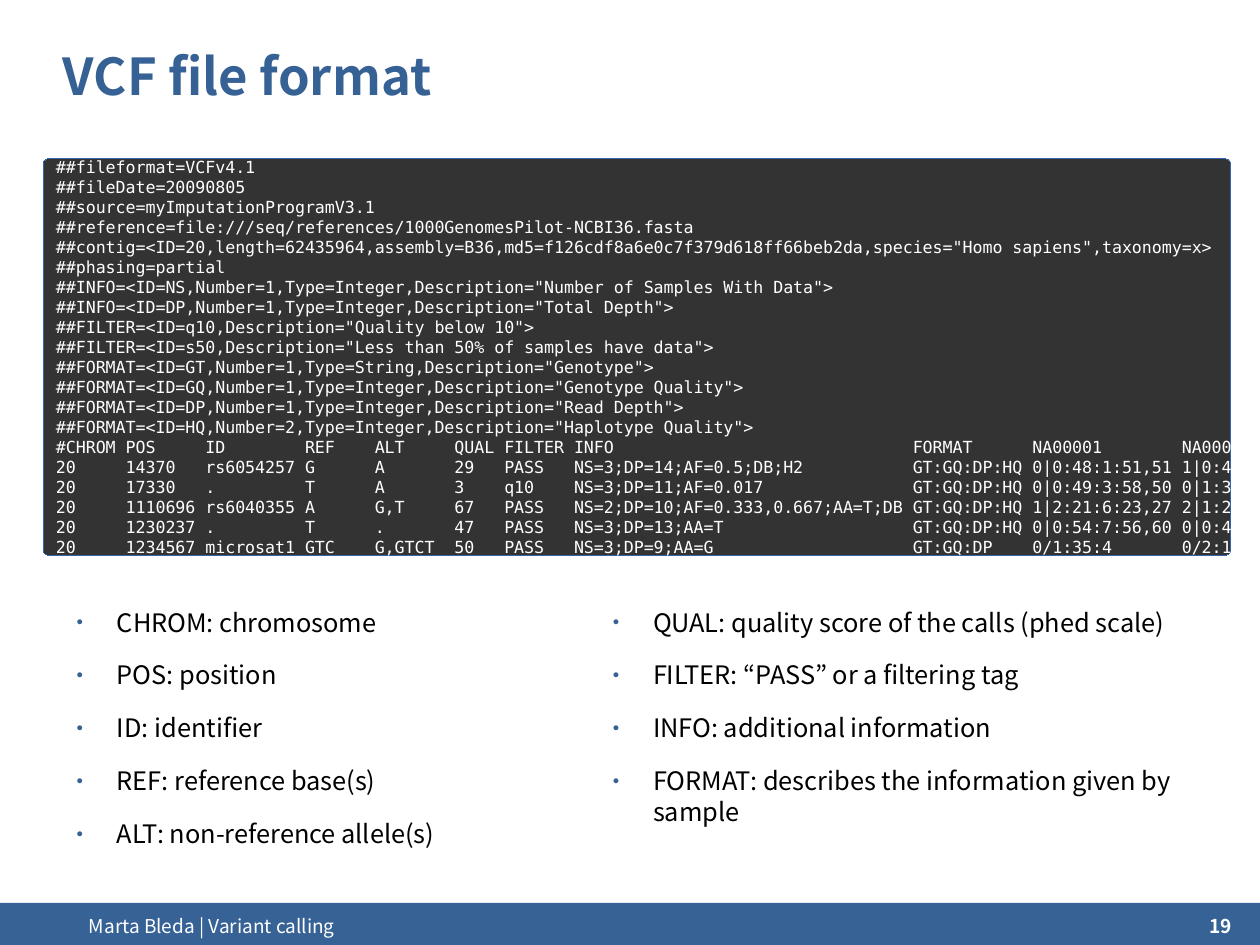
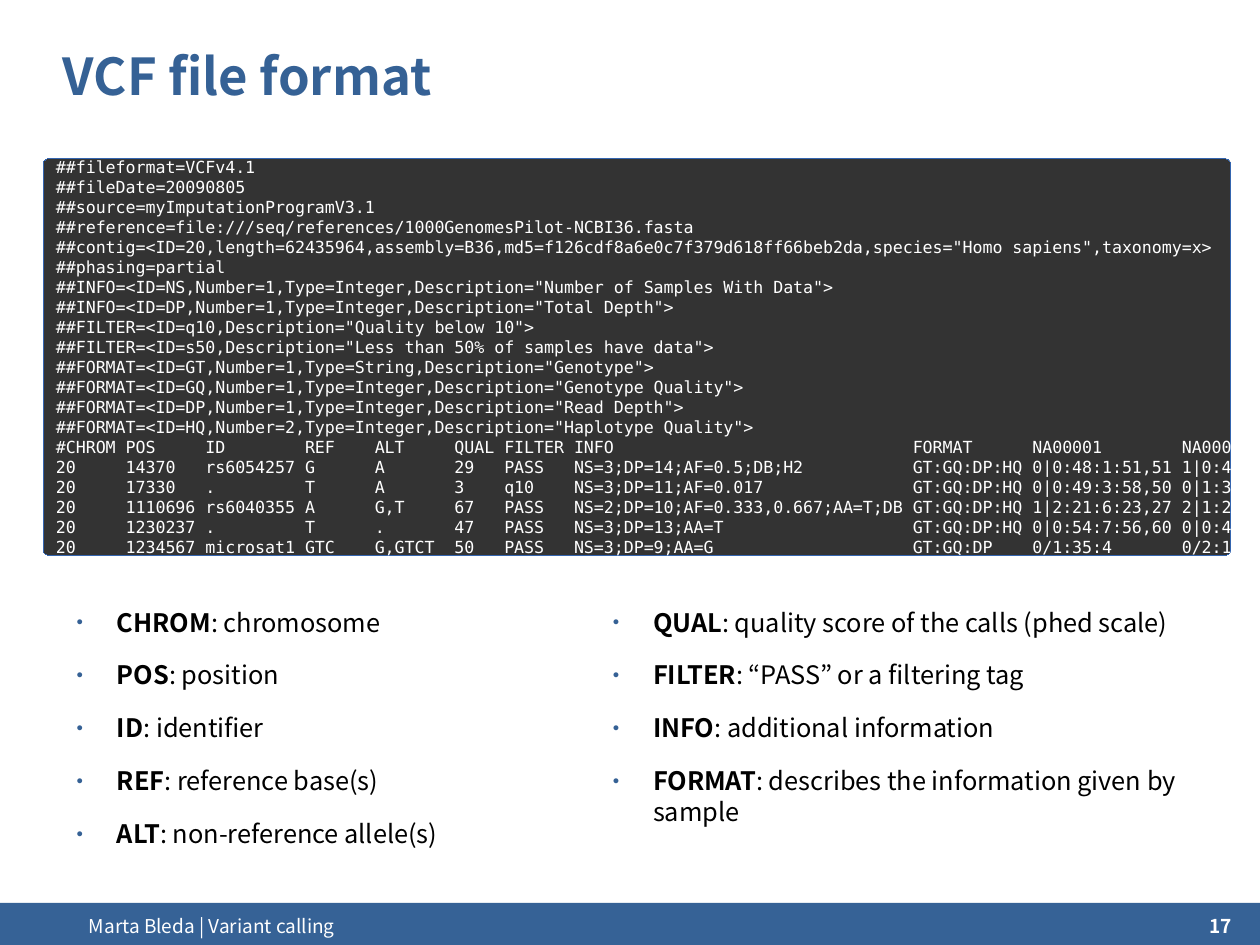
Before and after one commit to mbleda/ngscourse.github.io, a slide deck: slide 17 of COURSE_MATERIALS/variant_calling/slides/2014-Cambridge_variant_calling.odp (slide 19 before the commit). Drawn at 1260x945 pixels with LibreOffice and Linux fonts; fonts in the diff are those of the drawing; background and template pictures are left out. Boxes give left, top, right and bottom in pixels: in the first picture for what was removed or moved away, otherwise in the second. Text is boxed around its words. In the diff, an @@ line names an element or a change of style, - is before the commit and + after.

```diff
--- a/COURSE_MATERIALS/variant_calling/slides/2014-Cambridge_variant_calling.odp
+++ b/COURSE_MATERIALS/variant_calling/slides/2014-Cambridge_variant_calling.odp
@@ text "CHROM: chromosome" at [117, 611, 438, 848]: bold on in "CHROM:", "POS:", "ID:", "REF:" and 1 more places @@
@@ text "QUAL: quality score of the ..." at [653, 611, 1176, 827]: bold on in "QUAL:", "FILTER:", "INFO:", "FORMAT:" @@
@@ page number at [1210, 919, 1232, 933]: text changed @@
-19
+17
```
Also in this commit, not shown: 5 other slides changed, 3 slides removed, 10 other files.
